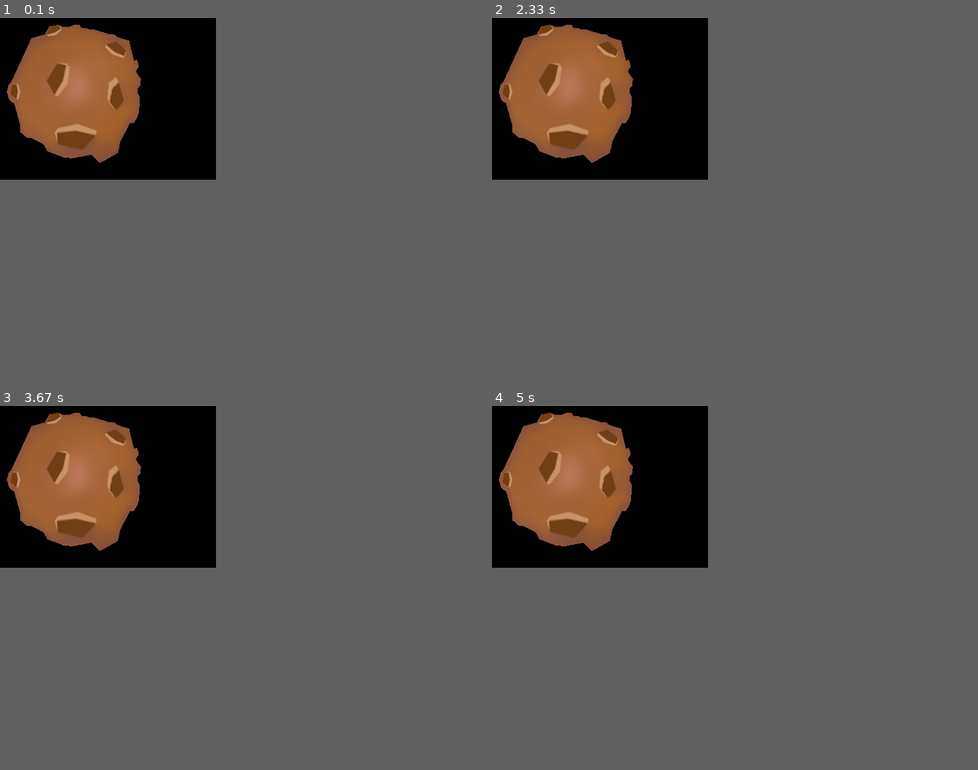
Above: before the commit, frames 1-4 (two rows, left to right).
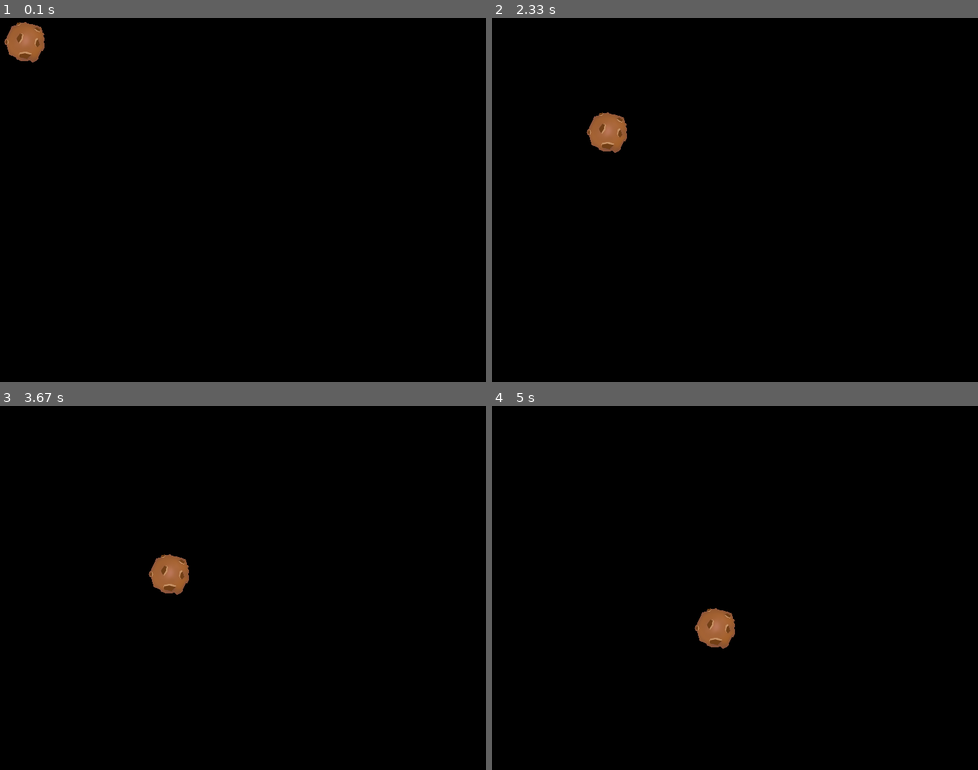
Above: after the commit, the same moments.

Repository: vpillinger/PyGame_Game1
Game: pygame game, started from HelloWorld.py
Two runs of this game, one before a commit and one after it. Both use one fixed random seed, a clock stepped at 60 frames per second and the inputs below.
Inputs:
- Up to frame 1 (0.1 s): no input
- Up to frame 2 (2.33 s): no input
- Up to frame 3 (3.67 s): no input
- Up to frame 4 (5 s): no input
In our replay, the window is 320x240 before the commit and 720x540 after it. These sizes can differ from the game's own. Grey fills any space a smaller window leaves; there, only what the larger window draws over its background counts as a difference.

The runs differ from the first frame. In frame 1, 8.1% of the frame differs, in the area x 0-30%, y 1-40%; in frame 2, 7.6%; in frame 3, 8.5%, in the area x 1-39%, y 1-52%; in frame 4, 8.5%.

Commit message:
Playing around with the bouncing asteroid to make it more like a screen saver.

Diff:
--- a/HelloWorld.py
+++ b/HelloWorld.py
@@ -2,25 +2,33 @@
 
 pygame.init()
 
-size = width, height = 320, 240
-speed = [2, 2]
+screen_size = width, height = 720, 540
+ball_speed = [1, 1]
 black = 0, 0, 0
 
-screen = pygame.display.set_mode(size)
+
+screen = pygame.display.set_mode(screen_size)
+clock = pygame.time.Clock();
 
 ball = pygame.image.load("asteroid.png").convert()
+ball = pygame.transform.scale(ball, (60,60))
 ballrect = ball.get_rect()
 
 while 1:
     for event in pygame.event.get():
         if event.type == pygame.QUIT: sys.exit()
 
-        ballrect = ballrect.move(speed)
-        if ballrect.left < 0 or ballrect.right > width:
-            speed[0] = -speed[0]
-        if ballrect.top < 0 or ballrect.bottom > height:
-            speed[1] = -speed[1]
+    ballrect = ballrect.move(ball_speed)
+    if ballrect.left < 0 or ballrect.right > width:
+        ball_speed[0] = -ball_speed[0]
+    if ballrect.top < 0 or ballrect.bottom > height:
+        ball_speed[1] = -ball_speed[1]
 
+    # Draw Screen
     screen.fill(black)
     screen.blit(ball, ballrect)
     pygame.display.flip()
+
+    # FPS measuring
+    clock.tick(60)
+    pygame.display.set_caption("fps: " + str(clock.get_fps()))
